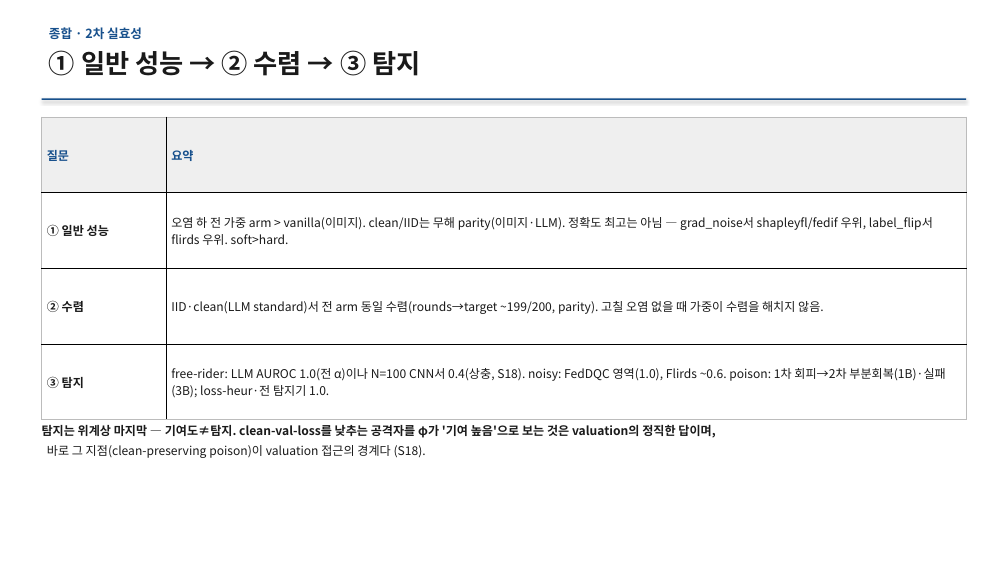
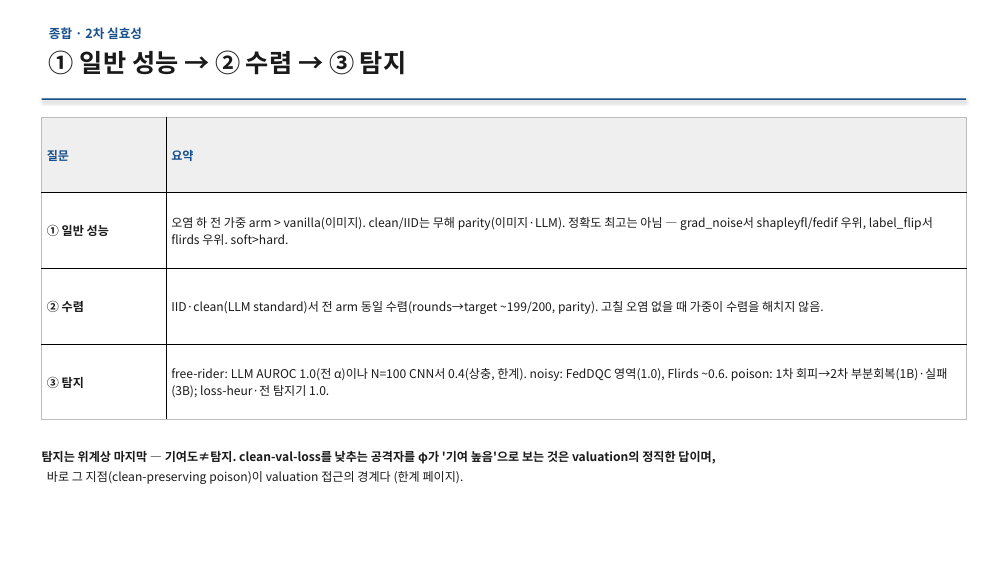
Before and after one commit to YongheeChoi/flirds, a slide deck: slide 13 of research-wiki/presentations/2026-06-results-report/flirds-results-2026-06.pptx (slide 17 before the commit). Drawn at 1008x567 pixels with LibreOffice and Linux fonts; fonts in the diff are those of the drawing. Boxes give left, top, right and bottom in pixels: in the first picture for what was removed or moved away, otherwise in the second. Text is boxed around its words. In the diff, an @@ line names an element or a change of style, - is before the commit and + after.

```diff
--- a/research-wiki/presentations/2026-06-results-report/flirds-results-2026-06.pptx
+++ b/research-wiki/presentations/2026-06-results-report/flirds-results-2026-06.pptx
@@ text "① 일반 성능 → ② ..." at (x1=49, y1=50, x2=406, y2=75): size 25 to 24 pt @@
@@ table at (x1=42, y1=117, x2=966, y2=420) @@
-row 4, column 2: free-rider: LLM AUROC 1.0(전 α)이나 N=100 CNN서 0.4(상충, S18). noisy: FedDQC 영역(1.0), Flirds ~0.6. poison: 1차 회피→2차 부분회복(1B)·실패(3B); loss-heur·전 탐지기 1.0.
+row 4, column 2: free-rider: LLM AUROC 1.0(전 α)이나 N=100 CNN서 0.4(상충, 한계). noisy: FedDQC 영역(1.0), Flirds ~0.6. poison: 1차 회피→2차 부분회복(1B)·실패(3B); loss-heur·전 탐지기 1.0.
@@ text "탐지는 위계상 마지막 — 기여도≠탐지. ..." moved from (x1=42, y1=425, x2=715, y2=458) to (x1=42, y1=451, x2=715, y2=484) @@
@@ text at (x1=47, y1=471, x2=464, y2=484): text changed @@
-바로 그 지점(clean-preserving poison)이 valuation 접근의 경계다 (S18).
+바로 그 지점(clean-preserving poison)이 valuation 접근의 경계다 (한계 페이지).
```
Also in this commit, not shown: 13 other slides changed, 4 slides removed, 20 other files.
